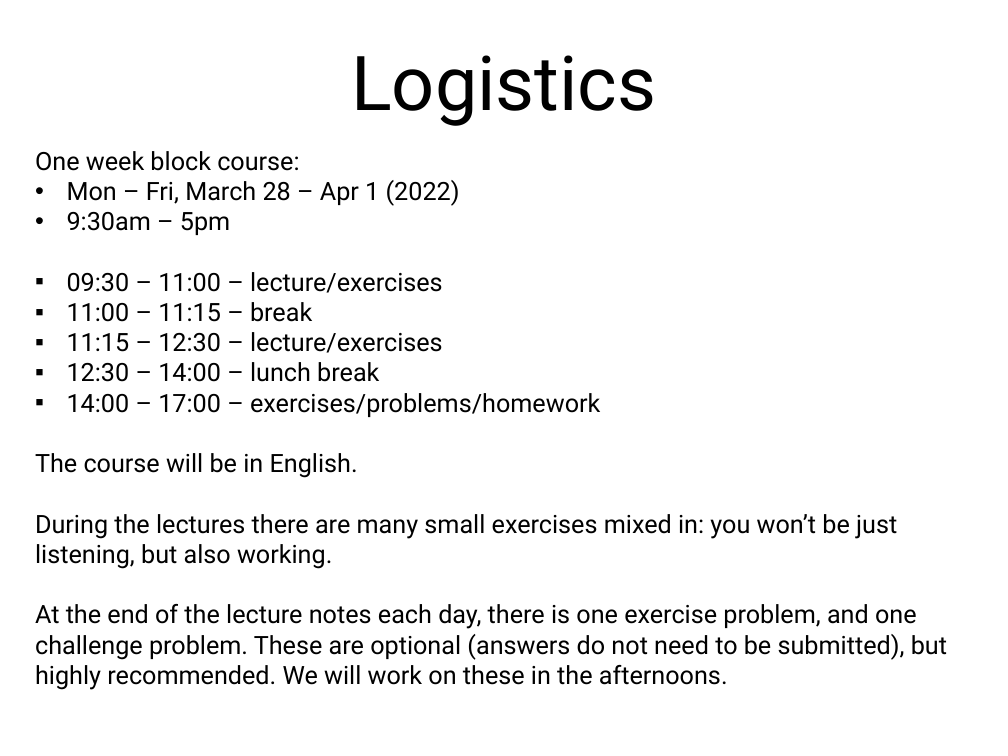
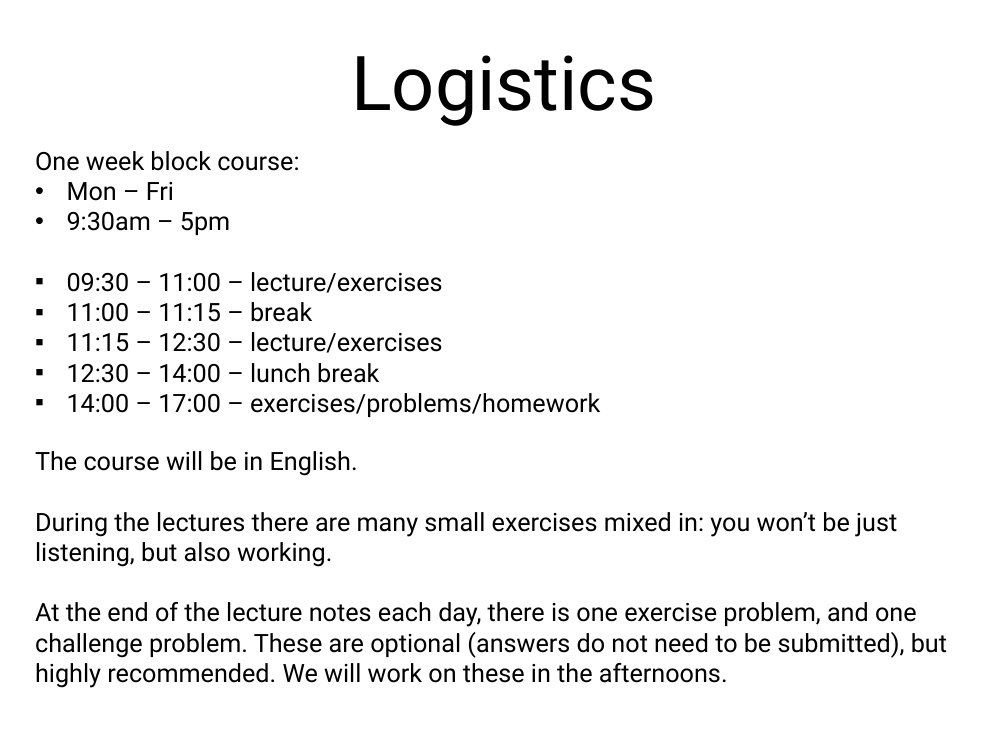
Before and after one commit to nelson-group/pycourse, a slide deck: slide 8 of intro.pptx (slide 7 before the commit). Drawn at 1008x756 pixels with LibreOffice and Linux fonts; fonts in the diff are those of the drawing. Boxes give left, top, right and bottom in pixels: in the first picture for what was removed or moved away, otherwise in the second. Text is boxed around its words. In the diff, an @@ line names an element or a change of style, - is before the commit and + after.

```diff
--- a/intro.pptx
+++ b/intro.pptx
@@ text at <box>67,182,174,201</box>: text changed @@
-• Mon – Fri, March 28 – Apr 1 (2022)
+• Mon – Fri
@@ text at <box>35,453,947,690</box>: paragraphs removed @@
-The course will be in English.
-During the lectures there are many small exercises mixed in: you won’t be just listening, but also working.
-At the end of the lecture notes each day, there is one exercise problem, and one challenge problem. These are optional (answers do not need to be submitted), but highly recommended. We will work on these in the afternoons.
@@ text added at <box>35,451,947,688</box>, 18 pt, text #000000 @@
+The course will be in English.
+During the lectures there are many small exercises mixed in: you won’t be just listening, but also working.
+At the end of the lecture notes each day, there is one exercise problem, and one challenge problem. These are optional (answers do not need to be submitted), but highly recommended. We will work on these in the afternoons.
```
Also in this commit, not shown: 4 other slides changed, 1 slide added.
